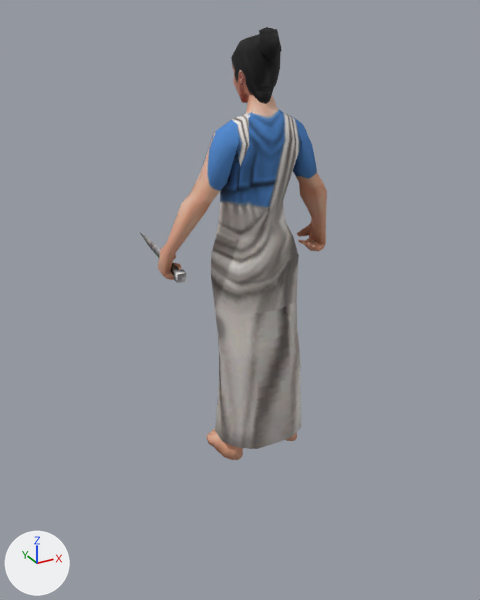
The glTF model assets/models/units/villager.glb: old version first, new version second.
Both versions are drawn from a 50 mm camera at (-1.25, -2.3, 1.76) aimed at (-0.05, -0.1, 0.66). Lighting does not change. The marker at lower left points along +X, +Y and +Z. The first picture is the older version. Where no turn or scale is listed for an object, it has been applied to the vertices. Vertices at exactly the same position are counted once.

Objects in the first picture: 'villager_part0', 'villager_part1', 'villager_part2'.
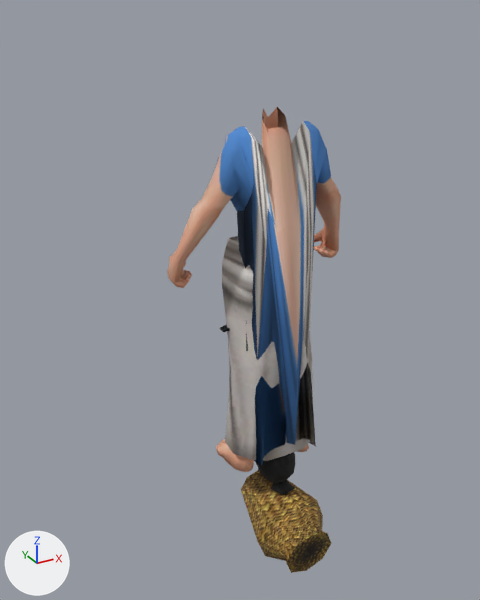
Not visible in the pictures: 'tool_GatherTree', 'tool_Build_2'.

Boxes (x1, y1, x2, y2) around the edits, measured in the pictures (480 x 600 px; the box of a moved part takes in the faces that stretch with it):
'villager_part0', reshaped, moved: before (158, 95, 327, 460); after (167, 107, 341, 472)
'tool_GatherFruit', added (brown): after (241, 470, 331, 573)
'villager_part1', moved, turned: before (231, 27, 282, 104); after (256, 452, 295, 495)
'villager_part2', deleted: before (140, 233, 186, 283)
'tool_GatherOre_2', added (mostly hidden): after (220, 325, 230, 332)
part 1 of me_villager_part0, moved or reshaped: before (207, 95, 312, 245); after (225, 107, 327, 465)

Edits to the bpy script that builds the scene:
```text
Add img_tex3:
    img_tex3 = load_image('tex3', '_unpacked/tex3', 64, 128, 'sRGB')
Add mat_mat3:
    mat_mat3 = principled_material('mat3')
    mat_mat3.texture = img_tex3
    mat_mat3.roughness = 0.9
Change me_villager_part0:
    used by ob_villager_part0; location = (0.0, -0.14, 0.0)
    remove me_villager_part0.from_pydata(...)  # 470 vertices, 924 faces; spans x -0.38..0.38, y -0.18..0.16, z 0.0..1.51
    add me_villager_part0.from_pydata(...)  # 470 vertices, 924 faces; spans x -0.38..0.38, y -0.24..0.13, z 0.0..1.44
    me_villager_part0 part 1: 124 of 470 vertices moved; they spanned x -0.17..0.17, y -0.13..0.16, z 1.0..1.51 and now span x -0.17..0.17, y -0.24..0.12, z 0.0..1.44; mean shift (0.0, -0.11, -0.64); largest move (0.0, -0.01, 1.51) -> (0.0, -0.03, 0.0)
Change me_villager_part1:
    used by ob_villager_part1; location = (0.0, -0.14, 0.0)
    remove me_villager_part1.from_pydata(...)  # 141 vertices, 220 faces; spans x -0.072..0.072, y -0.125..0.12, z 1.437..1.7
    add me_villager_part1.from_pydata(...)  # 141 vertices, 220 faces; spans x -0.072..0.072, y -0.211..0.037, z -0.139..0.124
    me_villager_part1 part 2: the whole mesh is turned 98.2 degrees about the x axis through its middle, then moved by (0.0, -0.087, -1.573)
Add me_villager_part10:
    me_villager_part10.from_pydata(...)  # 23 vertices, 36 faces; spans x -0.058..0.058, y -0.088..0.088, z -0.206..0.201
    me_villager_part10.materials.append(mat_mat2)  # picture img_tex2
Add me_villager_part8:
    me_villager_part8.from_pydata(...)  # 56 vertices, 104 faces; spans x -0.198..0.192, y -0.023..0.026, z -0.117..0.668
    me_villager_part8.materials.append(mat_mat2)  # picture img_tex2
Add me_villager_part4:
    me_villager_part4.from_pydata(...)  # 32 vertices, 60 faces; spans x -0.164..0.165, y -0.39..0.056, z -0.432..-0.106
    me_villager_part4.materials.append(mat_mat3)  # picture img_tex3
Add me_villager_part2_1:
    me_villager_part2_1.from_pydata(...)  # 56 vertices, 104 faces; spans x -0.033..0.199, y -0.024..0.024, z -0.122..0.697
    me_villager_part2_1.materials.append(mat_mat2)  # picture img_tex2
Change ob_villager_part0:
    ob_villager_part0.location: (0.0, -0.14, 0.0) -> (0.001, -0.23, 0.0)
Change ob_villager_part1:
    ob_villager_part1.location: (0.0, -0.14, 0.0) -> (0.001, -0.23, 0.0)
Remove ob_villager_part2:
    ob_villager_part2 = bpy.data.objects.new('villager_part2', me_villager_part2)
    ob_villager_part2.location = (0.0, -0.14, 0.0)
Add ob_tool_build_2:
    ob_tool_build_2 = bpy.data.objects.new('tool_Build_2', me_villager_part10)
    ob_tool_build_2.location = (0.001, -0.23, 0.0)
Add ob_tool_gatherore_2:
    ob_tool_gatherore_2 = bpy.data.objects.new('tool_GatherOre_2', me_villager_part8)
    ob_tool_gatherore_2.location = (0.001, -0.23, 0.0)
Add ob_tool_gatherfruit:
    ob_tool_gatherfruit = bpy.data.objects.new('tool_GatherFruit', me_villager_part4)
    ob_tool_gatherfruit.location = (0.001, -0.23, 0.0)
Add ob_tool_gathertree:
    ob_tool_gathertree = bpy.data.objects.new('tool_GatherTree', me_villager_part2_1)
    ob_tool_gathertree.location = (0.001, -0.23, 0.0)
```
